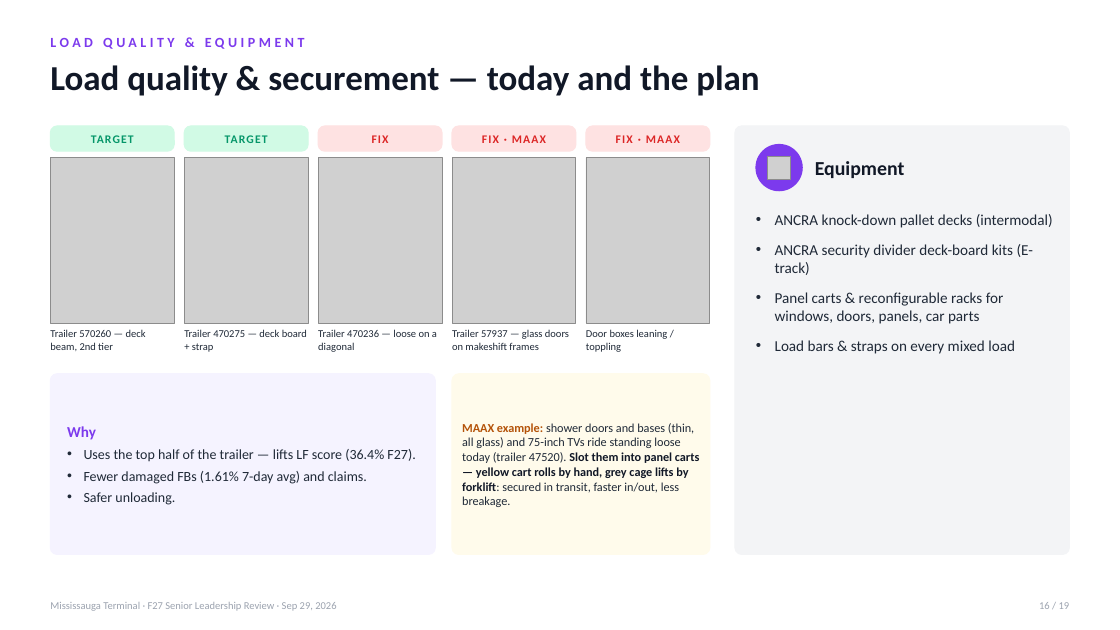
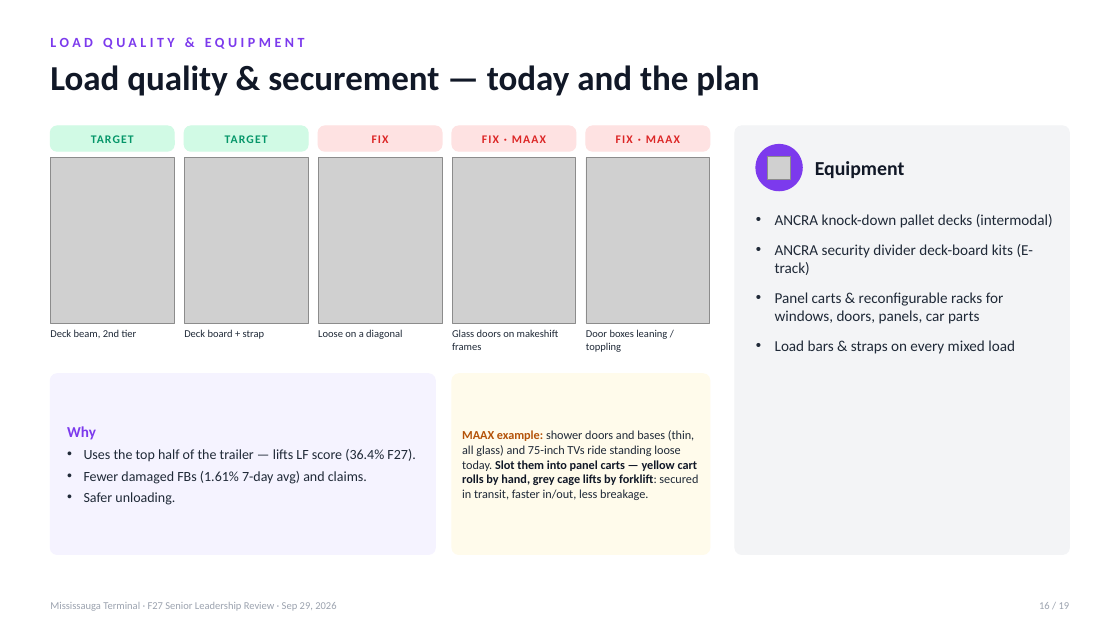
Before and after one commit to FuoriclasseX/mississauga-terminal-f26-cost-transformation-dashboard, a slide deck: slide 16 of presentation/Mississauga_F27_Leadership_Review_Sep29.pptx. Drawn at 1120x630 pixels with LibreOffice and Linux fonts; fonts in the diff are those of the drawing; grey boxes stand for pictures. Boxes give left, top, right and bottom in pixels: in the first picture for what was removed or moved away, otherwise in the second. Text is boxed around its words. In the diff, an @@ line names an element or a change of style, - is before the commit and + after.

```diff
--- a/presentation/Mississauga_F27_Leadership_Review_Sep29.pptx
+++ b/presentation/Mississauga_F27_Leadership_Review_Sep29.pptx
@@ text at (50, 329, 137, 338): text changed @@
-Trailer 570260 — deck beam, 2nd tier
+Deck beam, 2nd tier
@@ text at (184, 329, 265, 339): text changed @@
-Trailer 470275 — deck board + strap
+Deck board + strap
@@ text at (318, 329, 402, 339): text changed @@
-Trailer 470236 — loose on a diagonal
+Loose on a diagonal
@@ text at (452, 329, 559, 350): text changed @@
-Trailer 57937 — glass doors on makeshift frames
+Glass doors on makeshift frames
@@ text at (462, 430, 698, 500): text changed @@
-MAAX example: shower doors and bases (thin, all glass) and 75-inch TVs ride standing loose today (trailer 47520). Slot them into panel carts — yellow cart rolls by hand, grey cage lifts by forklift: secured in transit, faster in/out, less breakage.
+MAAX example: shower doors and bases (thin, all glass) and 75-inch TVs ride standing loose today. Slot them into panel carts — yellow cart rolls by hand, grey cage lifts by forklift: secured in transit, faster in/out, less breakage.
```
Also in this commit, not shown: 1 other file.
